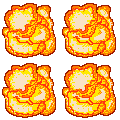
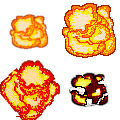
Layers edited between the first and the second (120, 120) image:
painted on "explosion.png" over 2, 3, 56, 58
painted on "explosion.png copy #2" over 0, 60, 60, 120
painted on "explosion.png copy #1" over 62, 63, 116, 118
